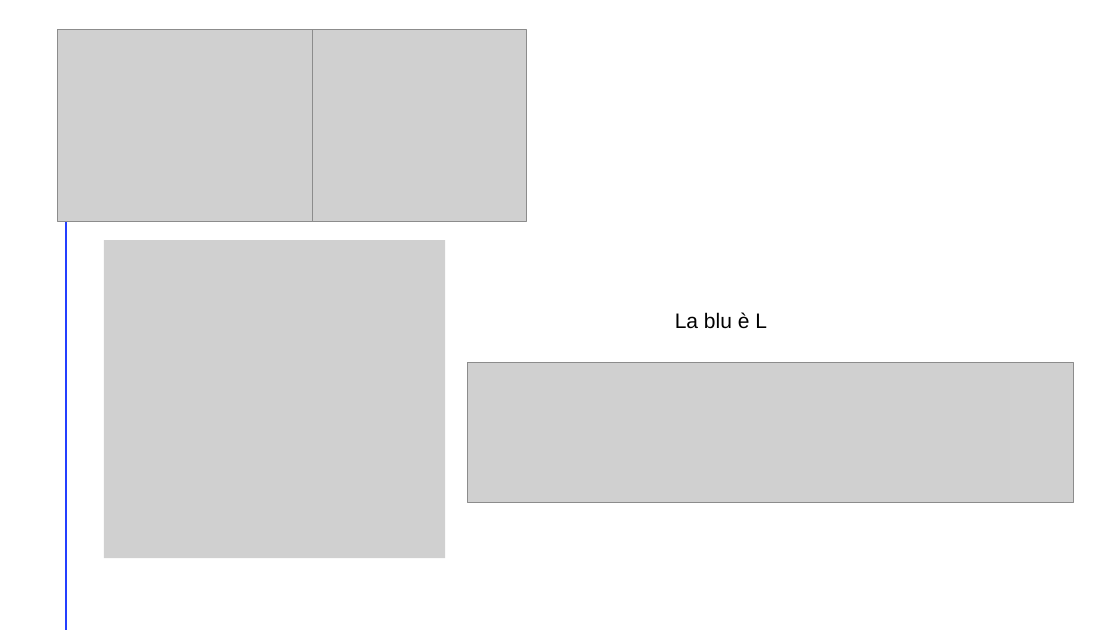
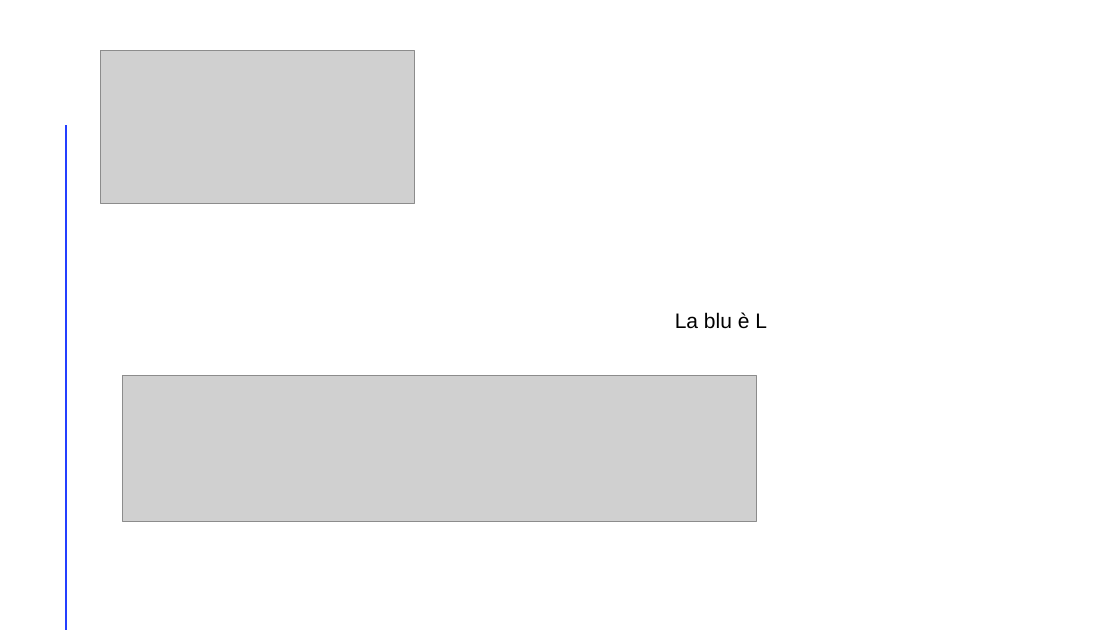
Before and after one commit to RiccardoSC2050/Progetto-sistemi-elettronici, a slide deck: slide 16 of presentazione/presentazione.pptx (slide 15 before the commit). Drawn at 1120x630 pixels with LibreOffice and Linux fonts; fonts in the diff are those of the drawing; grey boxes stand for pictures. Boxes give left, top, right and bottom in pixels: in the first picture for what was removed or moved away, otherwise in the second. Text is boxed around its words. In the diff, an @@ line names an element or a change of style, - is before the commit and + after.

```diff
--- a/presentazione/presentazione.pptx
+++ b/presentazione/presentazione.pptx
@@ picture removed at (58,29,313,222) @@
@@ picture removed at (313,29,527,222) @@
@@ picture added at (101,51,415,203) @@
@@ picture removed at (104,240,445,559) @@
@@ picture added at (123,376,756,522) @@
@@ picture removed at (467,363,1073,503) @@
```
Also in this commit, not shown: 13 other slides changed, 2 slides added, 1 slide removed, 4 other files.
